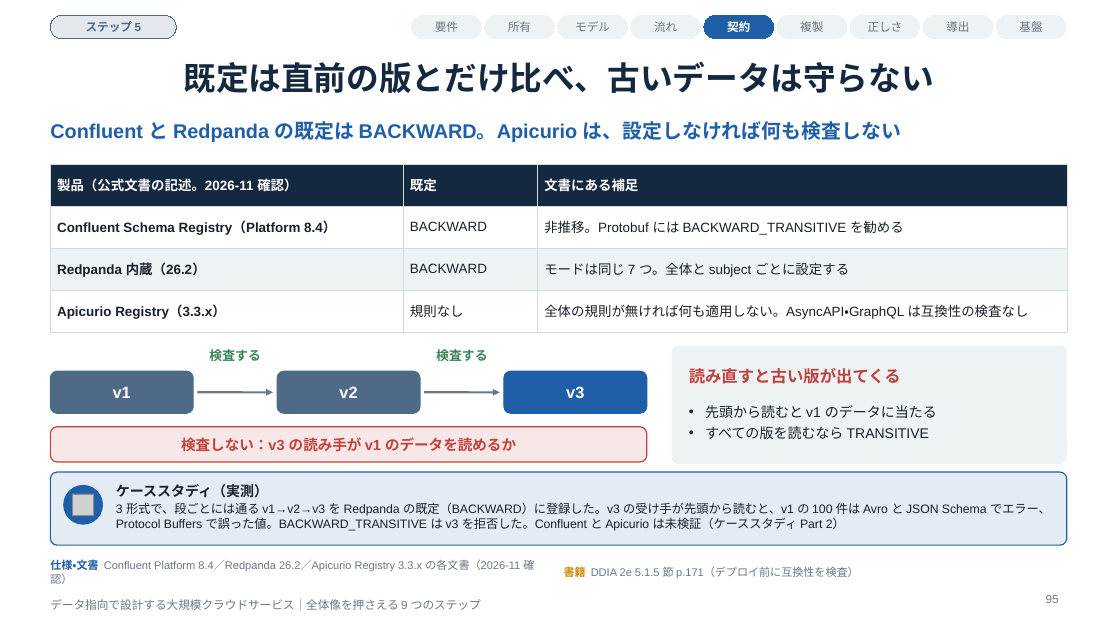
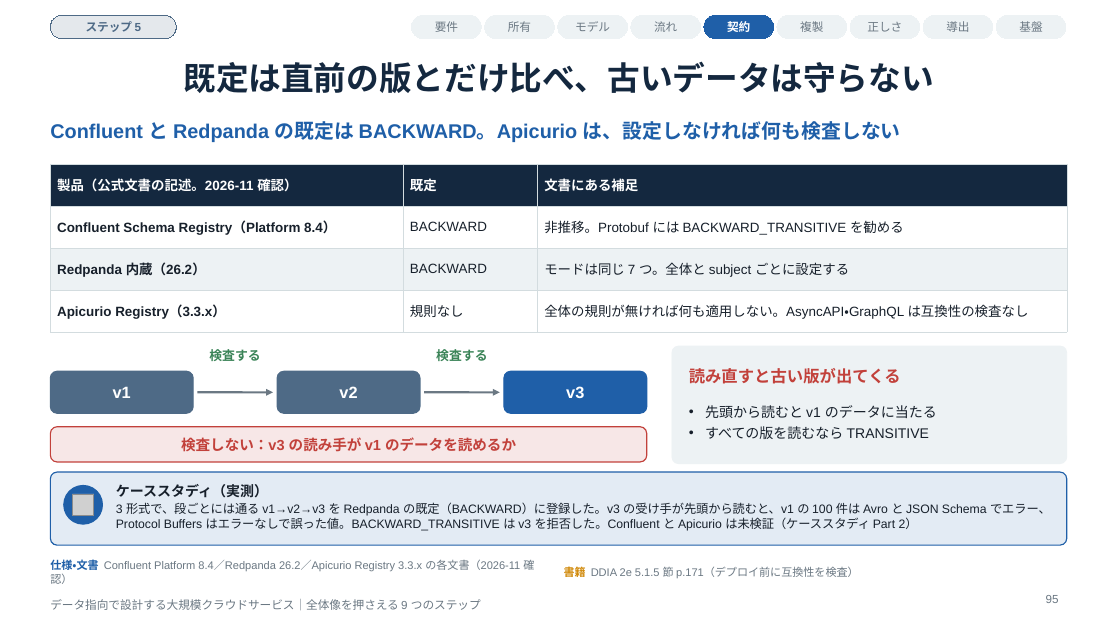
Before and after one commit to Takenori-Kusaka/data-intensive-design-guide, a slide deck: slide 95 of slides/data-intensive-design-guide.pptx. Drawn at 1120x630 pixels with LibreOffice and Linux fonts; fonts in the diff are those of the drawing; grey boxes stand for pictures. Boxes give left, top, right and bottom in pixels: in the first picture for what was removed or moved away, otherwise in the second. Text is boxed around its words. In the diff, an @@ line names an element or a change of style, - is before the commit and + after.

```diff
--- a/slides/data-intensive-design-guide.pptx
+++ b/slides/data-intensive-design-guide.pptx
@@ text at (116, 502, 1051, 531): text changed @@
-3 形式で、段ごとには通る v1→v2→v3 を Redpanda の既定（BACKWARD）に登録した。v3 の受け手が先頭から読むと、v1 の 100 件は Avro と JSON Schema でエラー、Protocol Buffers で誤った値。BACKWARD_TRANSITIVE は v3 を拒否した。Confluent と Apicurio は未検証（ケーススタディ Part 2）
+3 形式で、段ごとには通る v1→v2→v3 を Redpanda の既定（BACKWARD）に登録した。v3 の受け手が先頭から読むと、v1 の 100 件は Avro と JSON Schema でエラー、Protocol Buffers はエラーなしで誤った値。BACKWARD_TRANSITIVE は v3 を拒否した。Confluent と Apicurio は未検証（ケーススタディ Part 2）
```
Also in this commit, not shown: 1 other slide changed, 7 other files.
